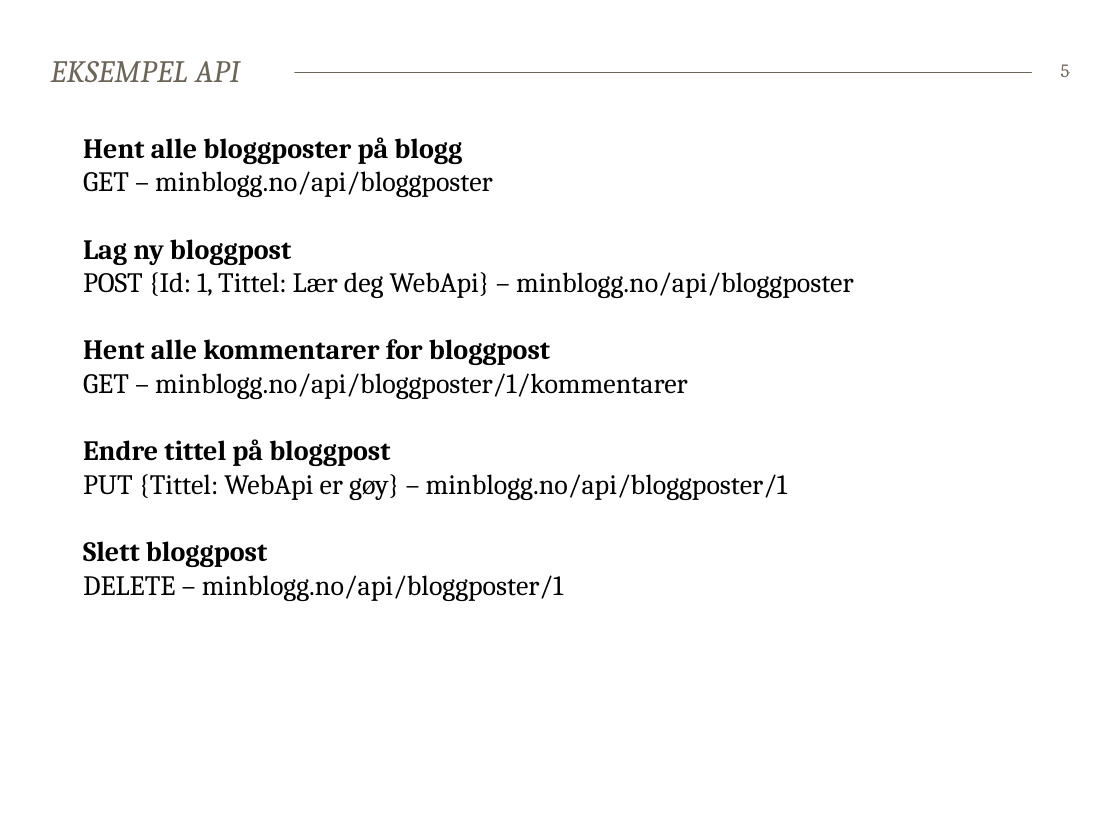
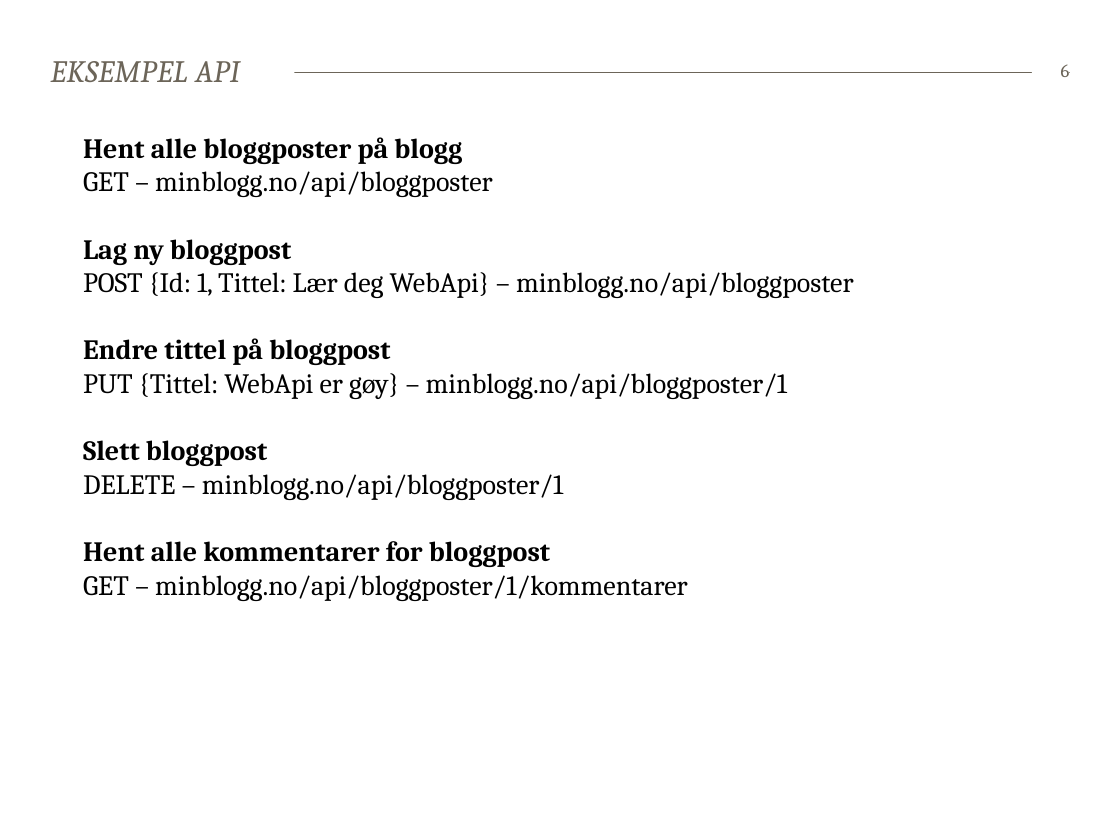
Before and after one commit to bekk/dotnetkurs, a slide deck: slide 6 of webapi/WebAPI.pptx (slide 5 before the commit). Drawn at 1120x840 pixels with LibreOffice and Linux fonts; fonts in the diff are those of the drawing. Boxes give left, top, right and bottom in pixels: in the first picture for what was removed or moved away, otherwise in the second. Text is boxed around its words. In the diff, an @@ line names an element or a change of style, - is before the commit and + after.

```diff
--- a/webapi/WebAPI.pptx
+++ b/webapi/WebAPI.pptx
@@ page number at bbox=[1061, 64, 1070, 77]: text changed @@
-5
+6
@@ text at bbox=[83, 339, 688, 399]: paragraphs removed @@
-Hent alle kommentarer for bloggpost
-GET – minblogg.no/api/bloggposter/1/kommentarer
@@ text at bbox=[83, 541, 688, 601]: paragraphs added @@
+Hent alle kommentarer for bloggpost
+GET – minblogg.no/api/bloggposter/1/kommentarer
```
Also in this commit, not shown: 3 other slides changed, 5 slides added, 2 slides removed.
